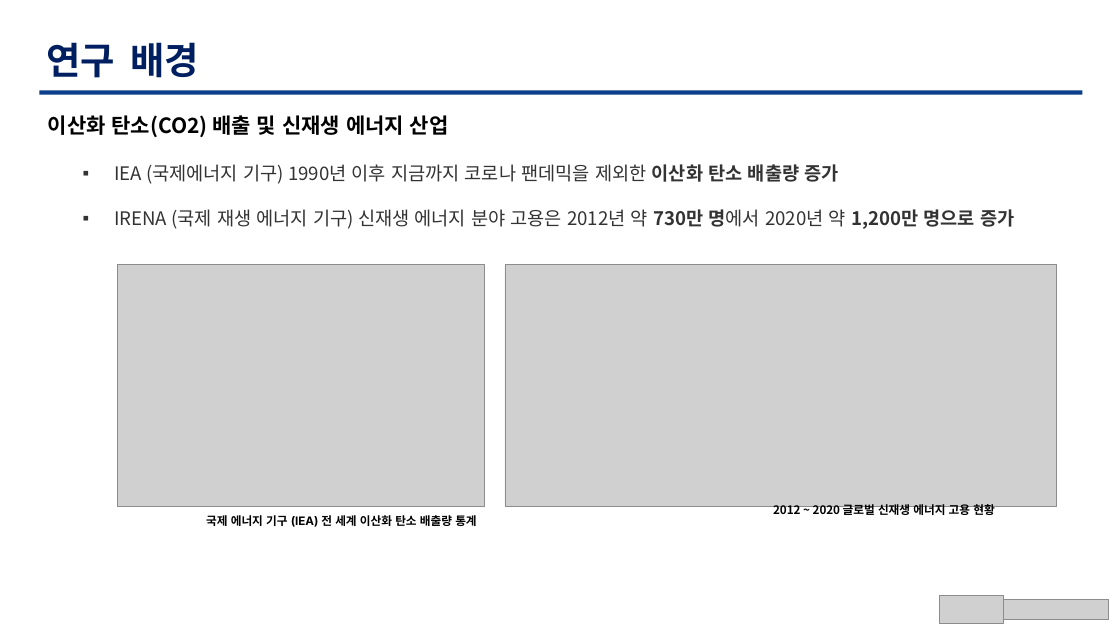
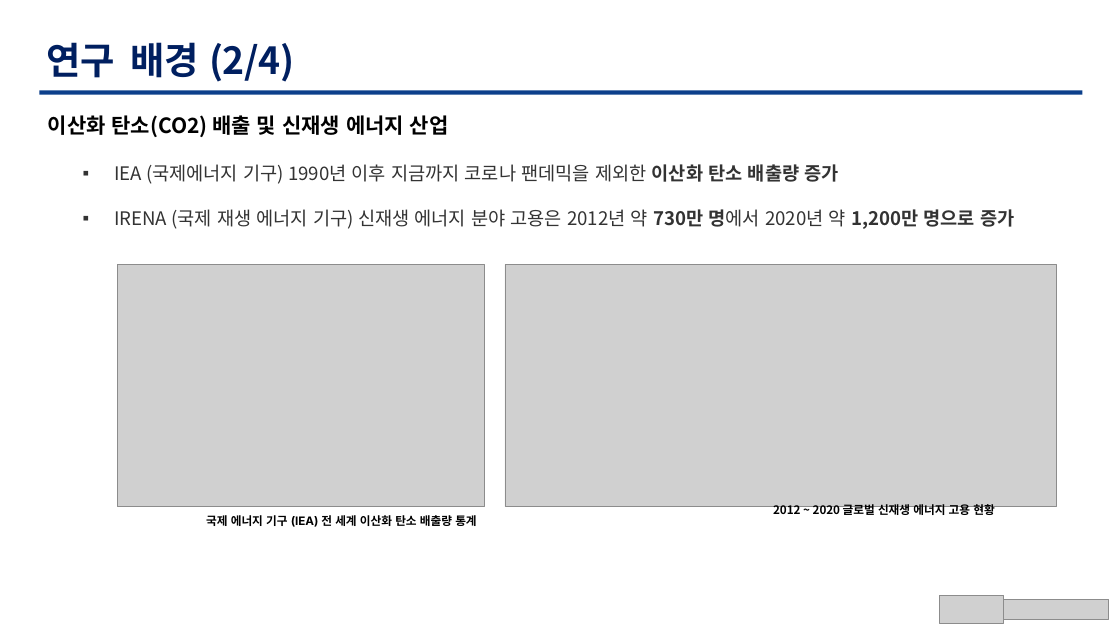
Before and after one commit to TaegyuHan/Solar_radiation_prediction_model, a slide deck: slide 4 of KICS_PT/[KICS] 동향 poster.pptx. Drawn at 1120x630 pixels with LibreOffice and Linux fonts; fonts in the diff are those of the drawing; grey boxes stand for pictures. Boxes give left, top, right and bottom in pixels: in the first picture for what was removed or moved away, otherwise in the second. Text is boxed around its words. In the diff, an @@ line names an element or a change of style, - is before the commit and + after.

```diff
--- a/KICS_PT/[KICS] 동향 poster.pptx
+++ b/KICS_PT/[KICS] 동향 poster.pptx
@@ text at <box>46,42,295,82</box>: text changed @@
-연구 배경
+연구 배경 (2/4)
```
Also in this commit, not shown: 9 other slides changed, 1 other file.
